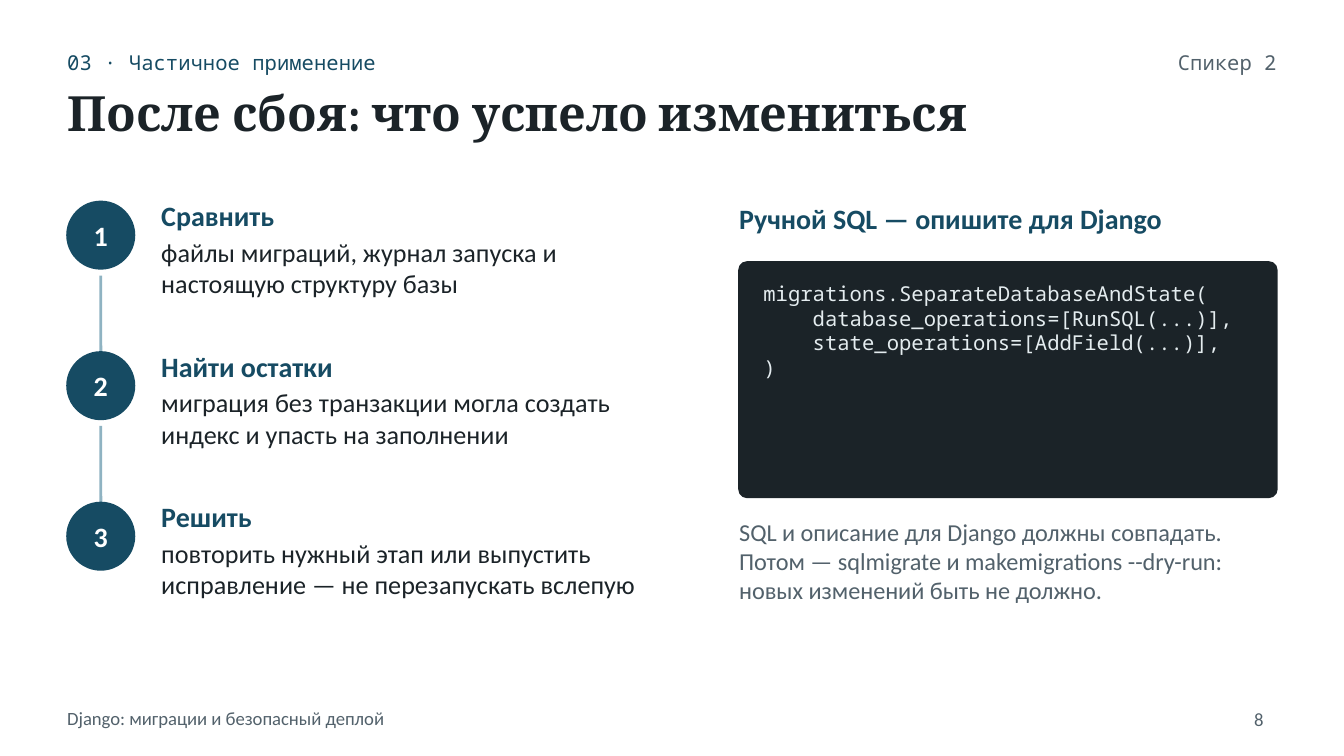
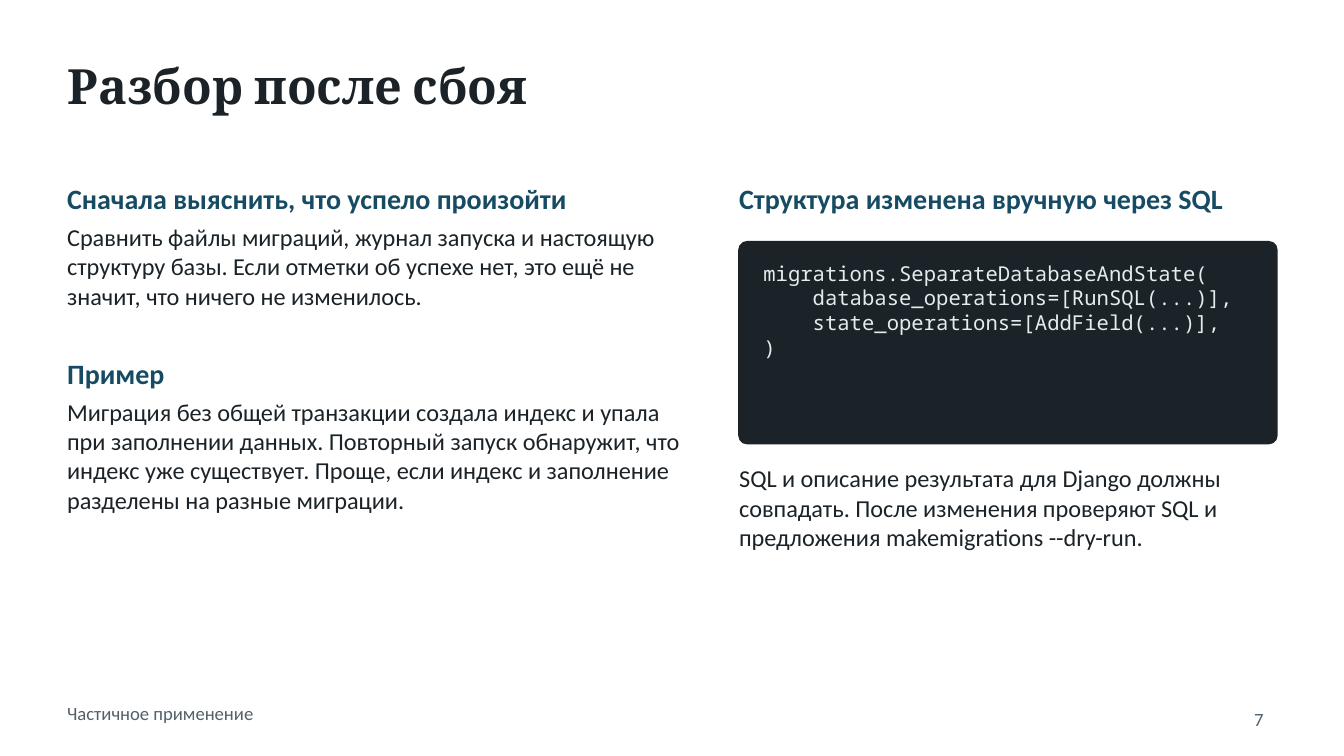
Before and after one commit to Aalerti/django-migrations-report, a slide deck: slide 7 of django_migrations_presentation.pptx (slide 8 before the commit). Drawn at 1344x756 pixels with LibreOffice and Linux fonts; fonts in the diff are those of the drawing. Boxes give left, top, right and bottom in pixels: in the first picture for what was removed or moved away, otherwise in the second. Text is boxed around its words. In the diff, an @@ line names an element or a change of style, - is before the commit and + after.

```diff
--- a/django_migrations_presentation.pptx
+++ b/django_migrations_presentation.pptx
@@ text removed at (x1=67, y1=55, x2=375, y2=75) @@
-03 · Частичное применение
@@ text removed at (x1=1178, y1=55, x2=1276, y2=75) @@
-Спикер 2
@@ title at (x1=67, y1=66, x2=528, y2=116): text changed @@
-После сбоя: что успело измениться
+Разбор после сбоя
@@ ellipse removed at (x1=67, y1=202, x2=134, y2=269) @@
@@ text added at (x1=67, y1=190, x2=679, y2=513), 13 pt, text #1B2328 @@
+Сначала выяснить, что успело произойти
+Сравнить файлы миграций, журнал запуска и настоящую структуру базы. Если отметки об успехе нет, это ещё не значит, что ничего не изменилось.
+Пример
+Миграция без общей транзакции создала индекс и упала при заполнении данных. Повторный запуск обнаружит, что индекс уже существует. Проще, если индекс и заполнение разделены на разные миграции.
@@ text removed at (x1=161, y1=207, x2=557, y2=298) @@
-Сравнить
-файлы миграций, журнал запуска и настоящую структуру базы
@@ text removed at (x1=739, y1=209, x2=1162, y2=234) @@
-Ручной SQL — опишите для Django
@@ text added at (x1=739, y1=190, x2=1222, y2=214), 15 pt, text #164B63, bold @@
+Структура изменена вручную через SQL
@@ text removed at (x1=94, y1=227, x2=108, y2=246) @@
-1
@@ rounded rectangle resized from (x1=739, y1=262, x2=1277, y2=497) to (x1=739, y1=242, x2=1277, y2=444) @@
@@ rounded rectangle at (x1=739, y1=242, x2=1277, y2=444): proportions changed @@
@@ text "migrations.SeparateDatabaseAndState(" moved from (x1=763, y1=285, x2=1233, y2=355) to (x1=763, y1=265, x2=1233, y2=335) @@
@@ line removed from (101, 276) to (101, 352) @@
@@ ellipse removed at (x1=67, y1=352, x2=134, y2=419) @@
@@ text removed at (x1=161, y1=358, x2=610, y2=449) @@
-Найти остатки
-миграция без транзакции могла создать индекс и упасть на заполнении
@@ text removed at (x1=94, y1=377, x2=108, y2=396) @@
-2
@@ line removed from (101, 426) to (101, 503) @@
@@ text at (x1=739, y1=470, x2=1221, y2=550): text changed; text colour #52616B to #1B2328 @@
-SQL и описание для Django должны совпадать. Потом — sqlmigrate и makemigrations --dry-run: новых изменений быть не должно.
+SQL и описание результата для Django должны совпадать. После изменения проверяют SQL и предложения makemigrations --dry-run.
@@ ellipse removed at (x1=67, y1=503, x2=134, y2=570) @@
@@ text removed at (x1=161, y1=509, x2=635, y2=599) @@
-Решить
-повторить нужный этап или выпустить исправление — не перезапускать вслепую
@@ text removed at (x1=94, y1=528, x2=108, y2=547) @@
-3
@@ text removed at (x1=67, y1=712, x2=385, y2=728) @@
-Django: миграции и безопасный деплой
@@ text added at (x1=67, y1=708, x2=253, y2=723), 10 pt, text #52616B @@
+Частичное применение
@@ page number at (x1=1254, y1=714, x2=1263, y2=726): text changed @@
-8
+7
```
Also in this commit, not shown: 17 other slides changed, 2 slides added, 3 slides removed, 1 other file.
